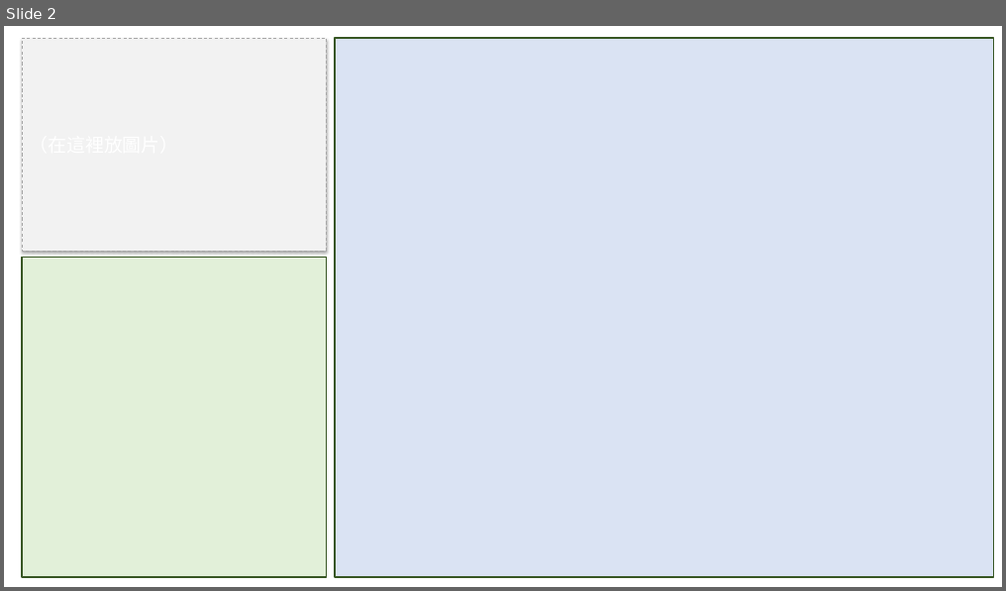
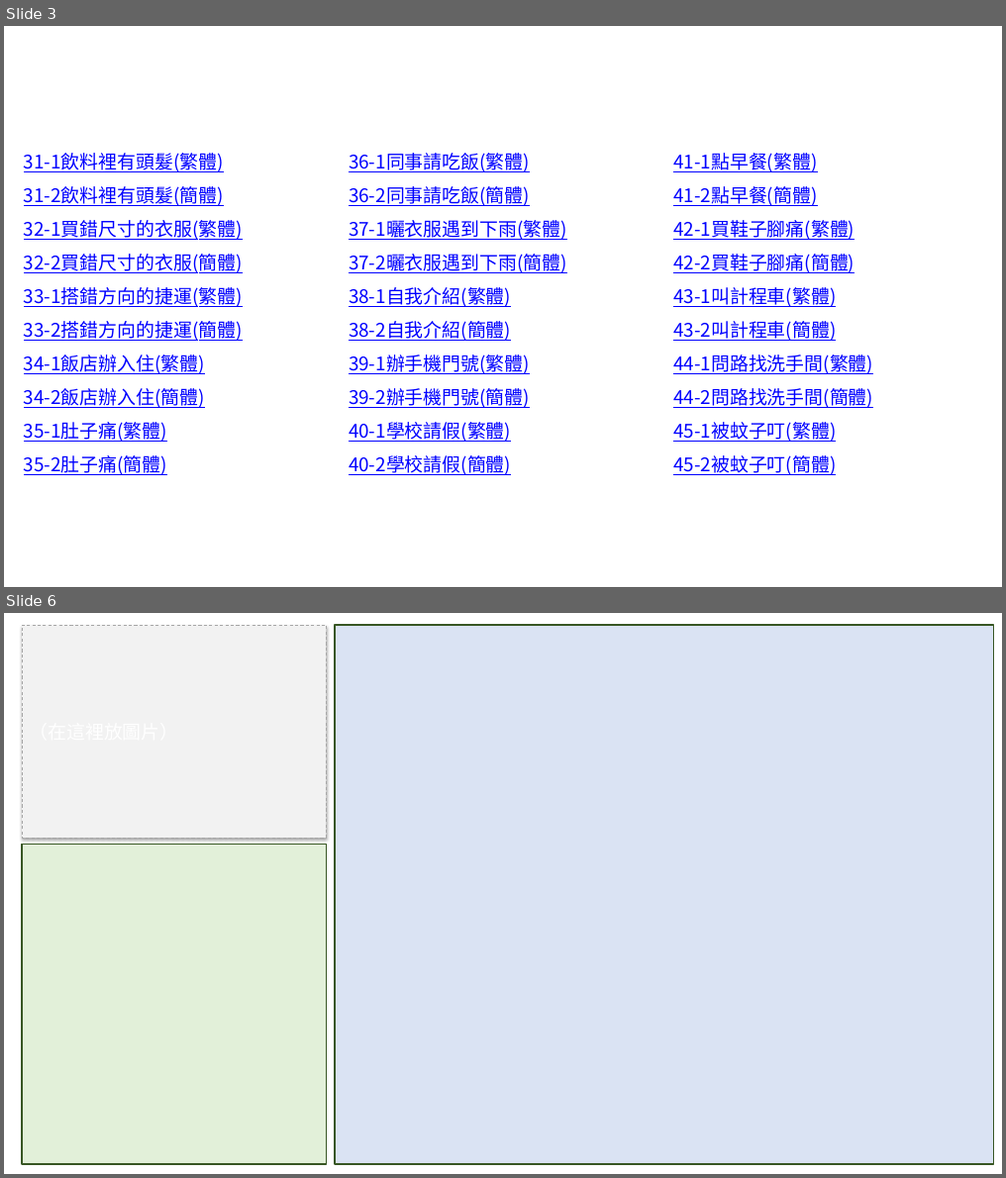
Before and after one commit to wangchiapin/lesson-decks, a slide deck: merged/A2_all.pptx. Shown one above the other, each under a label of ours: slide 2 before the commit, slides 3 and 6 after it; the slides between them are not shown. The pictures are 1006x591 and 1006x1178 pixels, drawn with LibreOffice and Linux fonts; fonts in the diff are those of the drawing. Boxes give left, top, right and bottom in pixels: in the first picture for what was removed or moved away, otherwise in the second. Text is boxed around its words. In the diff, an @@ line names an element or a change of style, - is before the commit and + after.

```diff
--- a/merged/A2_all.pptx
+++ b/merged/A2_all.pptx
@@ slide 3 added at bbox=[4, 26, 1002, 587], background #FFFFFF @@
@@ text added at bbox=[24, 153, 243, 475], 18 pt, text #0000FF, underline @@
+31-1飲料裡有頭髮(繁體)
+31-2飲料裡有頭髮(簡體)
+32-1買錯尺寸的衣服(繁體)
+32-2買錯尺寸的衣服(簡體)
+33-1搭錯方向的捷運(繁體)
+33-2搭錯方向的捷運(簡體)
+34-1飯店辦入住(繁體)
+34-2飯店辦入住(簡體)
+35-1肚子痛(繁體)
+35-2肚子痛(簡體)
@@ text added at bbox=[349, 153, 567, 475], 18 pt, text #0000FF, underline @@
+36-1同事請吃飯(繁體)
+36-2同事請吃飯(簡體)
+37-1曬衣服遇到下雨(繁體)
+37-2曬衣服遇到下雨(簡體)
+38-1自我介紹(繁體)
+38-2自我介紹(簡體)
+39-1辦手機門號(繁體)
+39-2辦手機門號(簡體)
+40-1學校請假(繁體)
+40-2學校請假(簡體)
@@ text added at bbox=[673, 153, 873, 475], 18 pt, text #0000FF, underline @@
+41-1點早餐(繁體)
+41-2點早餐(簡體)
+42-1買鞋子腳痛(繁體)
+42-2買鞋子腳痛(簡體)
+43-1叫計程車(繁體)
+43-2叫計程車(簡體)
+44-1問路找洗手間(繁體)
+44-2問路找洗手間(簡體)
+45-1被蚊子叮(繁體)
+45-2被蚊子叮(簡體)
@@ what was slide 2 is now slide 6 @@
```
Also in this commit, not shown: 43 other slides added, 23 other files.
